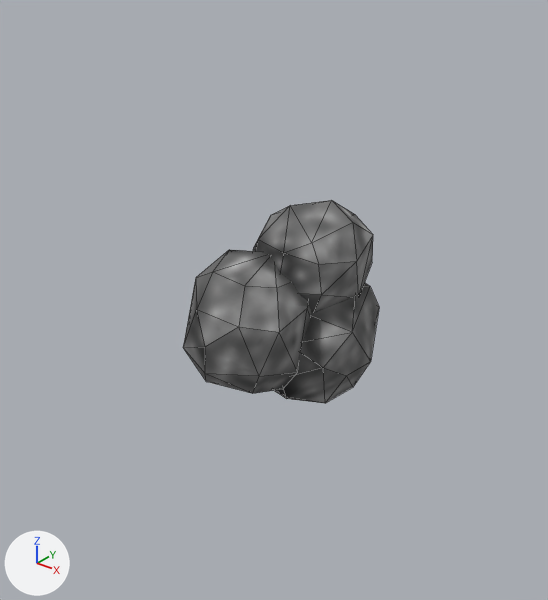
Two versions of the Blender file Assets/Art/Environment/Glowshrooms/shroom4.blend, one commit apart.
The view is the same before and after, from a 50 mm camera at (0.469, 0.092, 0.362) aimed at (0.023, 0.649, 0.016). Every picture has the same lights, and +X, +Y and +Z are marked at lower left. Mesh edges are drawn as thin lines.

The first picture shows 'shroom4'.
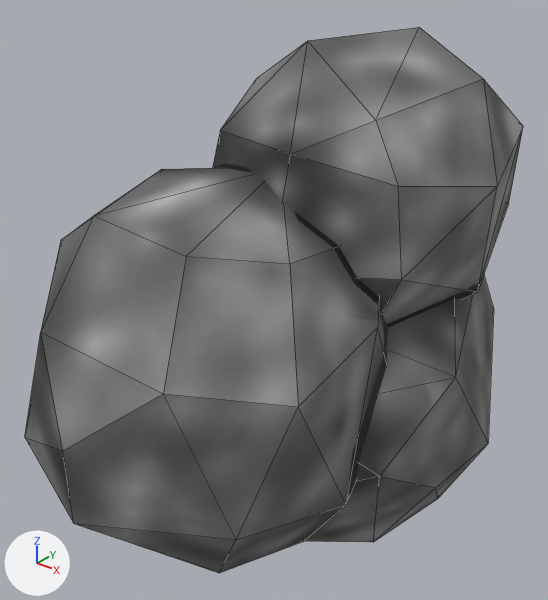
What differs and where, as boxes [x1, y1, x2, y2] in the pictures (548 x 600 px; the box of a moved part takes in the faces that stretch with it):
'shroom4', reshaped (153% wider, 168% taller): before [183, 200, 379, 403]; after [25, 27, 523, 573]
part 1 of me_cube_002, moved or reshaped: before [274, 283, 379, 403]; after [305, 275, 494, 542]
part 2 of me_cube_002, moved or reshaped: before [183, 250, 311, 394]; after [25, 168, 388, 573]
part 3 of me_cube_002, moved or reshaped: before [253, 200, 373, 312]; after [213, 27, 523, 327]

Patch to the scene script:
```diff
--- a/Assets/Art/Environment/Glowshrooms/shroom4.blend.py
+++ b/Assets/Art/Environment/Glowshrooms/shroom4.blend.py
@@ me_cube_002 @@
 me_cube_002.from_pydata(...)  # 96 vertices, 152 faces; spans x -0.087..0.08, y -0.128..0.109, z -0.112..0.111
 # used by ob_shroom4; location = (0.026, 0.674, 0.001)
+# me_cube_002 part 1: the loose piece of 32 vertices spanning x -0.056..0.08, y -0.057..0.109, z -0.112..0.026 is scaled about the mesh origin by 2.5
+# me_cube_002 part 2: the loose piece of 34 vertices spanning x -0.087..0.05, y -0.128..0.028, z -0.079..0.069 is scaled about its middle by 2.5, then moved by (0.015, -0.075, -0.007)
+# me_cube_002 part 3: the loose piece of 30 vertices spanning x -0.064..0.068, y -0.045..0.091, z -0.023..0.111 is scaled about its middle by 2.5, then moved by (0.025, 0.035, 0.066)
 me_cube_002.materials.append(mat_material)
```
